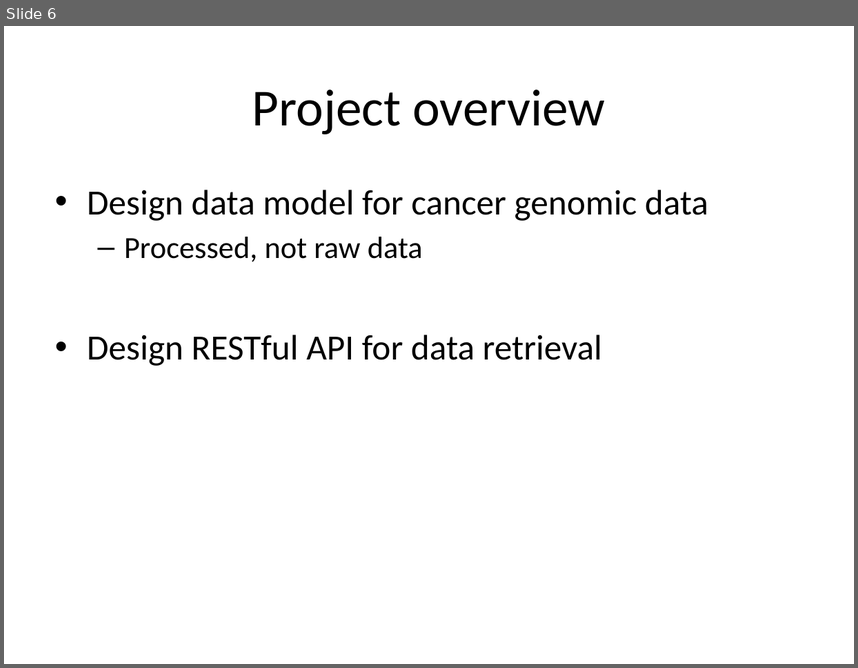
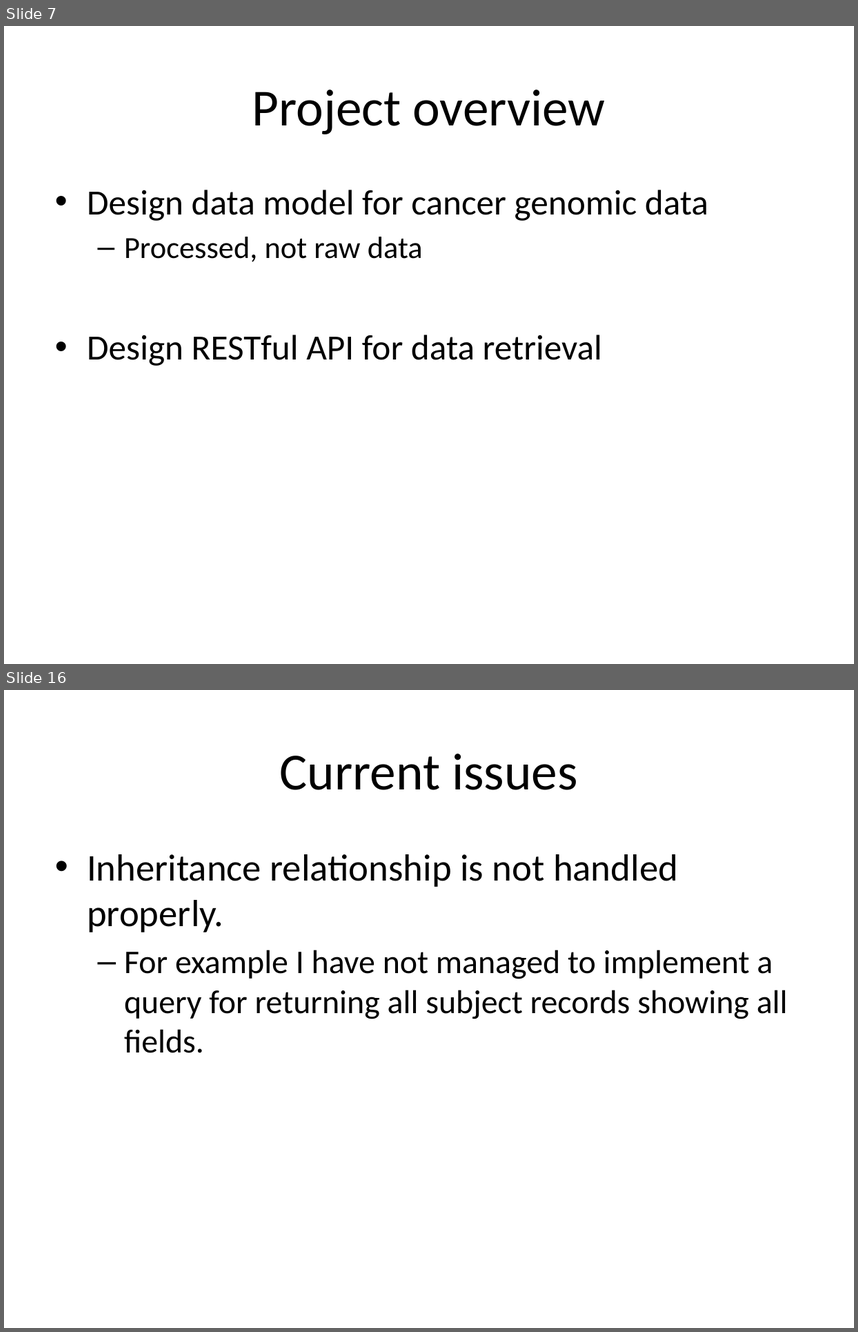
Before and after one commit to oncoblocks/gsoc-data-warehouse, a slide deck: docs/Gsoc_midterm_demo_070715.pptx. Shown one above the other, each under a label of ours: slide 6 before the commit, slides 7 and 16 after it; the slides between them are not shown. The pictures are 858x668 and 858x1332 pixels, drawn with LibreOffice and Linux fonts; fonts in the diff are those of the drawing. Boxes give left, top, right and bottom in pixels: in the first picture for what was removed or moved away, otherwise in the second. Text is boxed around its words. In the diff, an @@ line names an element or a change of style, - is before the commit and + after.

```diff
--- a/docs/Gsoc_midterm_demo_070715.pptx
+++ b/docs/Gsoc_midterm_demo_070715.pptx
@@ slide 16 added at (4,690,854,1328), background #FFFFFF @@
@@ title added at (280,753,577,790), 44 pt, text #000000 @@
+Current issues
@@ text added at (87,854,788,1053), 28 pt, text #000000 @@
+• Inheritance relationship is not handled properly.
+  – For example I have not managed to implement a query for returning all subject records showing all fields.
@@ what was slide 6 is now slide 7 @@
```
Also in this commit, not shown: 4 slides changed, 6 other slides added, 2 other files.
